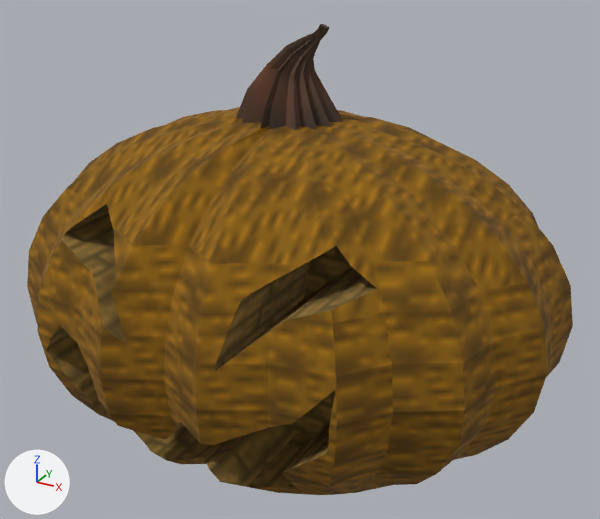
The OBJ model images/meshes/largepumpkin.obj: old version first, new version second.
Both versions are drawn from a 50 mm lens placed at (18.8, -33.1, 24.1), pointed at (0.6, 0.0, 7.6). Every picture has the same lights, and +X, +Y and +Z are marked at lower left. Where no turn or scale is listed for an object, it has been applied to the vertices.

Objects in the first picture: 'Sphere.000_Sphere.002', 'Sphere.001', 'Sphere.002_Sphere.003'.
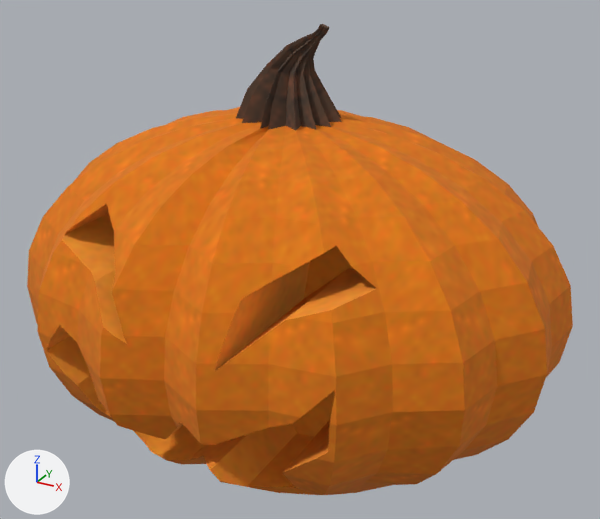
Boxes [x1, y1, x2, y2] around the edits, measured in the pictures (600 x 519 px):
```json
{"object": "Sphere.000_Sphere.002", "change": "recoloured", "before": [27, 107, 573, 495], "after": [27, 107, 573, 495], "on screen": "brown to orange"}
{"object": "Sphere.001", "change": "recoloured", "before": [46, 204, 377, 488], "after": [46, 204, 377, 488]}
```

The change, as JSON lines over the scene's bpy script:
```json
{"op": "add", "block": "img_44_png", "code": ["img_44_png = load_image('44.png', '../tiles/44.png', 16, 16, 'sRGB')"]}
{"op": "add", "block": "img_45_png", "code": ["img_45_png = load_image('45.png', '../tiles/45.png', 16, 16, 'sRGB')"]}
{"op": "add", "block": "mat_none_44_png", "code": ["mat_none_44_png = principled_material('None_44.png')", "mat_none_44_png.texture = img_44_png", "mat_none_44_png.roughness = 1.0"]}
{"op": "add", "block": "mat_none_45_png", "code": ["mat_none_45_png = principled_material('None_45.png')", "mat_none_45_png.texture = img_45_png", "mat_none_45_png.roughness = 1.0"]}
{"block": "me_sphere_000_sphere_002", "where": "me_sphere_000_sphere_002.from_pydata(...)  # 580 vertices, 543 faces; spans x -13.5..13.5, y -11.5..11.5, z -2.6..14.6"}
{"op": "remove", "block": "me_sphere_000_sphere_002", "code": "me_sphere_000_sphere_002.materials.append(mat_none_42_png)  # picture img_42_png"}
{"op": "add", "block": "me_sphere_000_sphere_002", "code": "me_sphere_000_sphere_002.materials.append(mat_none_45_png)  # picture img_45_png"}
{"block": "me_sphere_001", "where": "me_sphere_001.from_pydata(...)  # 151 vertices, 122 faces; spans x -7.27..7.66, y -11.22..-1.94, z 0.3..11.88"}
{"op": "remove", "block": "me_sphere_001", "code": "me_sphere_001.materials.append(mat_none_43_png)  # picture img_43_png"}
{"op": "add", "block": "me_sphere_001", "code": "me_sphere_001.materials.append(mat_none_44_png)  # picture img_44_png"}
```
